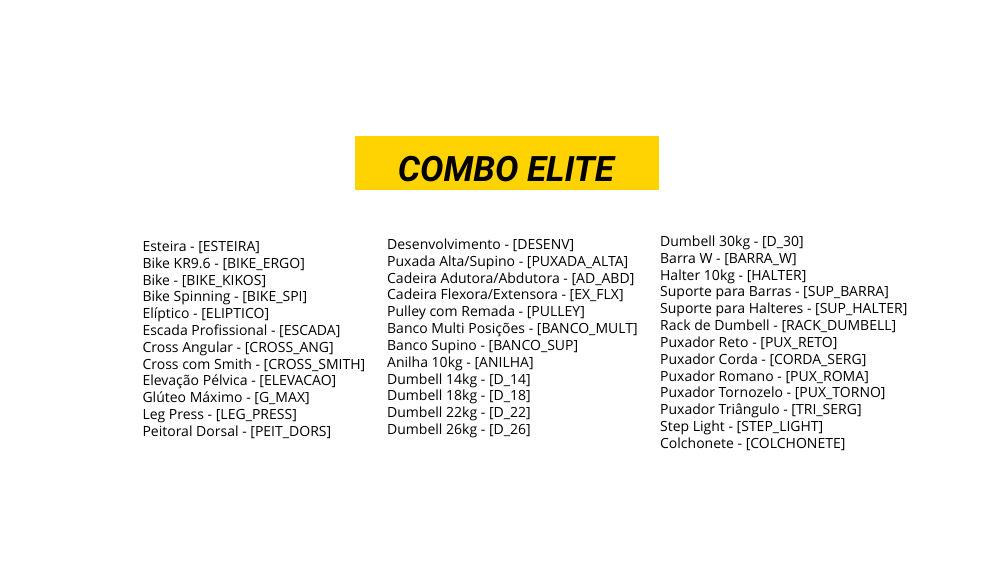
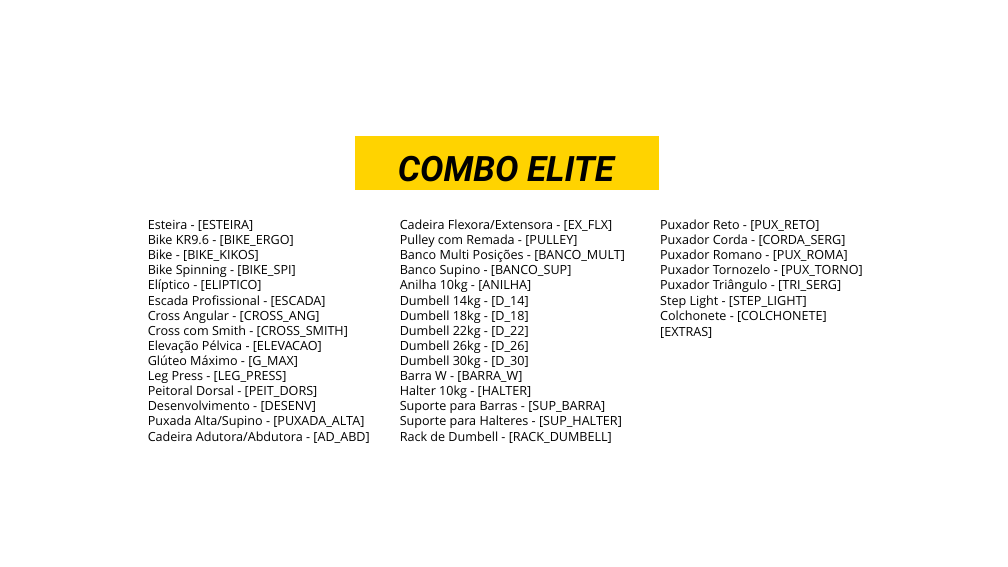
Before and after one commit to agencialumno/Site_duofitness, a slide deck: slide 40 of simulador_duofitness/templates/elite.pptx. Drawn at 1008x567 pixels with LibreOffice and Linux fonts; fonts in the diff are those of the drawing; background and template pictures are left out. Boxes give left, top, right and bottom in pixels: in the first picture for what was removed or moved away, otherwise in the second. Text is boxed around its words. In the diff, an @@ line names an element or a change of style, - is before the commit and + after.

```diff
--- a/simulador_duofitness/templates/elite.pptx
+++ b/simulador_duofitness/templates/elite.pptx
@@ text "Esteira - [ESTEIRA]": place and size @@
-text "Esteira - [ESTEIRA]" at <box>143,240,366,439</box>
+text "Esteira - [ESTEIRA]" at <box>148,220,369,443</box>
@@ text at <box>148,220,348,397</box>: size 20 to 18 pt in "Esteira - [ESTEIRA]", "Bike KR9.6 - [BIKE_ERGO]", "Bike - [BIKE_KIKOS]", "Bike Spinning - [BIKE_SPI]" and 8 more places @@
@@ text at <box>387,238,635,286</box>: paragraphs removed @@
-Desenvolvimento - [DESENV]
-Puxada Alta/Supino - [PUXADA_ALTA]
-Cadeira Adutora/Abdutora - [AD_ABD]
@@ text "Cadeira Flexora/Extensora - [EX_FLX]": place and size @@
-text "Cadeira Flexora/Extensora - [EX_FLX]" at <box>387,238,638,438</box>
+text "Cadeira Flexora/Extensora - [EX_FLX]" at <box>400,219,625,443</box>
@@ text at <box>400,219,625,353</box>: size 20 to 18 pt in "Cadeira Flexora/Extensora - [EX_FLX]", "Pulley com Remada - [PULLEY]", "Banco Multi Posições - [BANCO_MULT]", "Banco Supino - [BANCO_SUP]" and 5 more places @@
@@ text "Puxador Reto - [PUX_RETO]": place and size @@
-text "Puxador Reto - [PUX_RETO]" at <box>660,235,907,451</box>
+text "Puxador Reto - [PUX_RETO]" at <box>660,219,863,322</box>
@@ text "Puxador Reto - [PUX_RETO]" at <box>660,219,863,322</box>: size 20 to 18 pt @@
@@ text at <box>660,235,907,333</box>: paragraphs removed @@
-Dumbell 30kg - [D_30]
-Barra W - [BARRA_W]
-Halter 10kg - [HALTER]
-Suporte para Barras - [SUP_BARRA]
-Suporte para Halteres - [SUP_HALTER]
-Rack de Dumbell - [RACK_DUMBELL]
@@ text added at <box>660,327,712,338</box>, 18 pt, text #000000 @@
+[EXTRAS]
@@ text at <box>400,355,622,443</box>: paragraphs added @@
+Dumbell 30kg - [D_30]
+Barra W - [BARRA_W]
+Halter 10kg - [HALTER]
+Suporte para Barras - [SUP_BARRA]
+Suporte para Halteres - [SUP_HALTER]
+Rack de Dumbell - [RACK_DUMBELL]
@@ text at <box>148,400,369,443</box>: paragraphs added @@
+Desenvolvimento - [DESENV]
+Puxada Alta/Supino - [PUXADA_ALTA]
+Cadeira Adutora/Abdutora - [AD_ABD]
```
Also in this commit, not shown: 1 slide removed, 5 other files.
